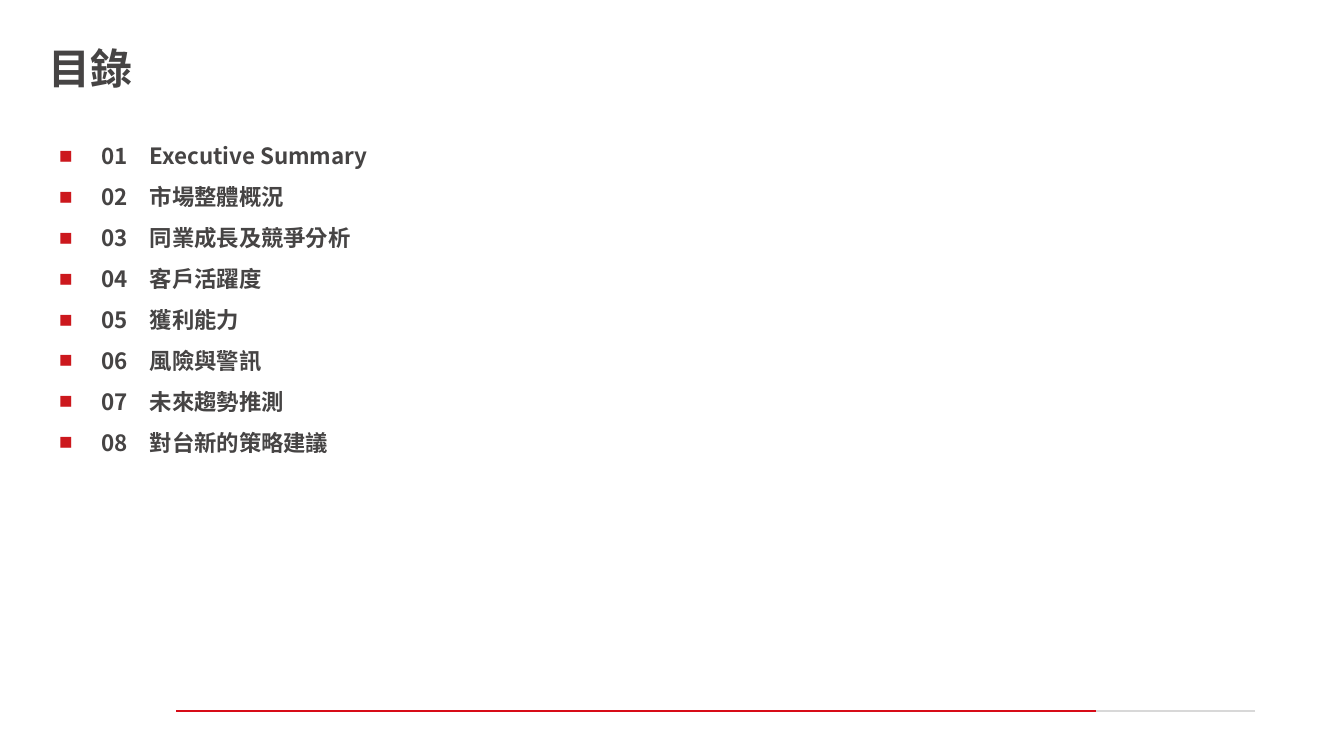
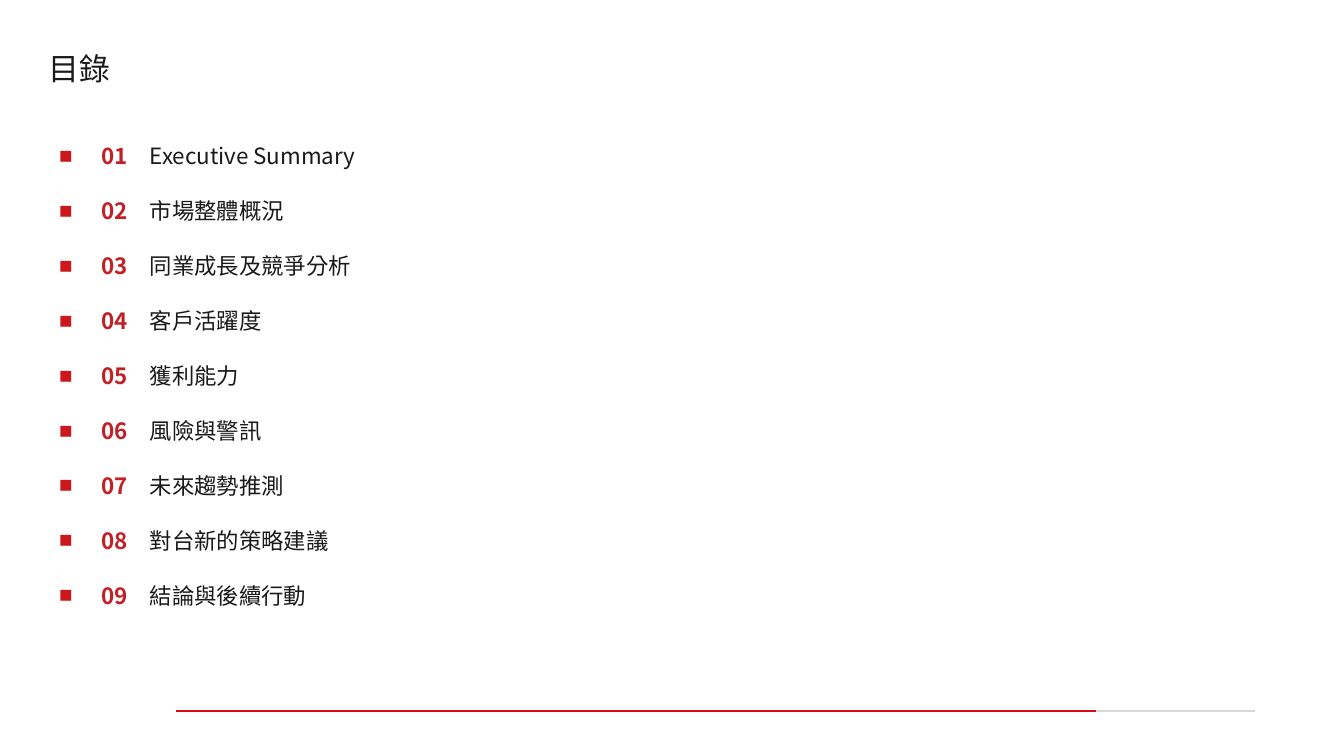
Before and after one commit to smileakklpl/llmanage-slidegen, a slide deck: slide 2 of outputs/full_deck/deck.pptx. Drawn at 1344x756 pixels with LibreOffice and Linux fonts; fonts in the diff are those of the drawing; background and template pictures are left out. Boxes give left, top, right and bottom in pixels: in the first picture for what was removed or moved away, otherwise in the second. Text is boxed around its words. In the diff, an @@ line names an element or a change of style, - is before the commit and + after.

```diff
--- a/outputs/full_deck/deck.pptx
+++ b/outputs/full_deck/deck.pptx
@@ title "目錄" at box(49, 54, 110, 83): size 30 to 22 pt, font Noto Sans CJK TC to Noto Sans CJK SC, text colour #464444 to #1A1A1A, bold off @@
@@ text at box(101, 146, 356, 551): font Noto Sans CJK TC to Noto Sans CJK SC in "01 Executive Summary", "02 市場整體概況", "03 同業成長及競爭分析", "04 客戶活躍度" and 4 more places; text colour #464444 to #C12026 in "01", "02", "03", "04" and 4 more places; text colour #464444 to #1A1A1A, bold off in "Executive Summary", "市場整體概況", "同業成長及競爭分析", "客戶活躍度" and 4 more places; more space between paragraphs @@
@@ text at box(101, 585, 306, 606): paragraph added @@
+■ 09 結論與後續行動
```
Also in this commit, not shown: 19 other slides changed, 1 slide added, 27 other files.
